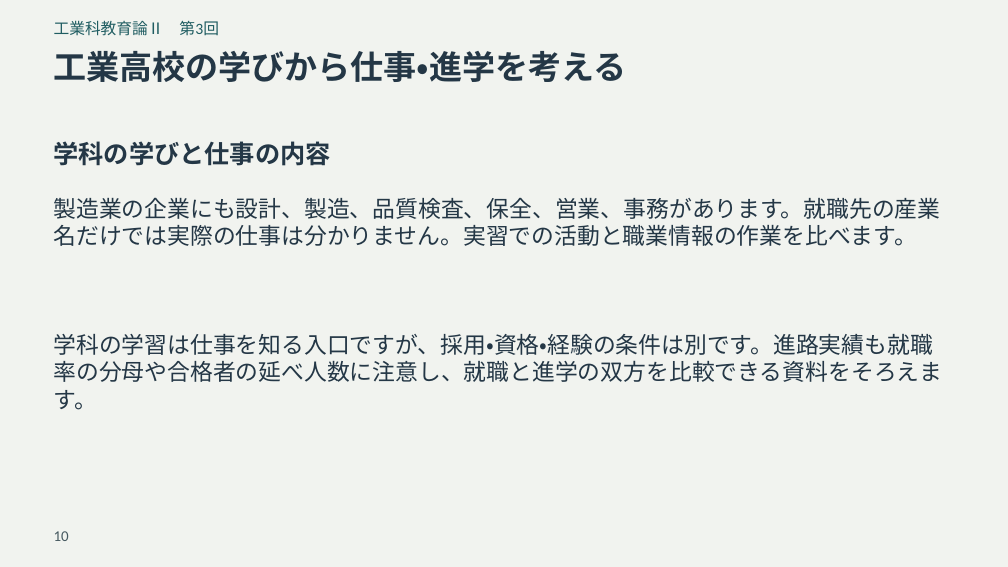
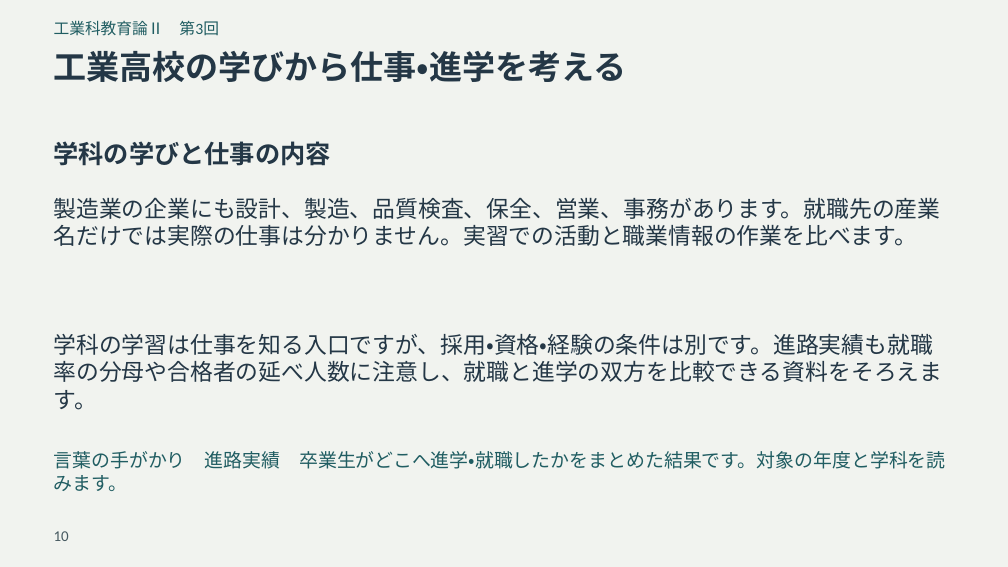
Before and after one commit to zooc-14calbp/industrial-education-ii, a slide deck: slide 10 of reorganized/20261105/expanded/slides.pptx. Drawn at 1008x567 pixels with LibreOffice and Linux fonts; fonts in the diff are those of the drawing. Boxes give left, top, right and bottom in pixels: in the first picture for what was removed or moved away, otherwise in the second. Text is boxed around its words. In the diff, an @@ line names an element or a change of style, - is before the commit and + after.

```diff
--- a/reorganized/20261105/expanded/slides.pptx
+++ b/reorganized/20261105/expanded/slides.pptx
@@ text added at (x1=54, y1=451, x2=946, y2=469), 18 pt, text #205D62 @@
+言葉の手がかり 進路実績 卒業生がどこへ進学・就職したかをまとめた結果です。対象の年度と学科を読みます。
```
Also in this commit, not shown: 15 other slides changed, 30 other files.
